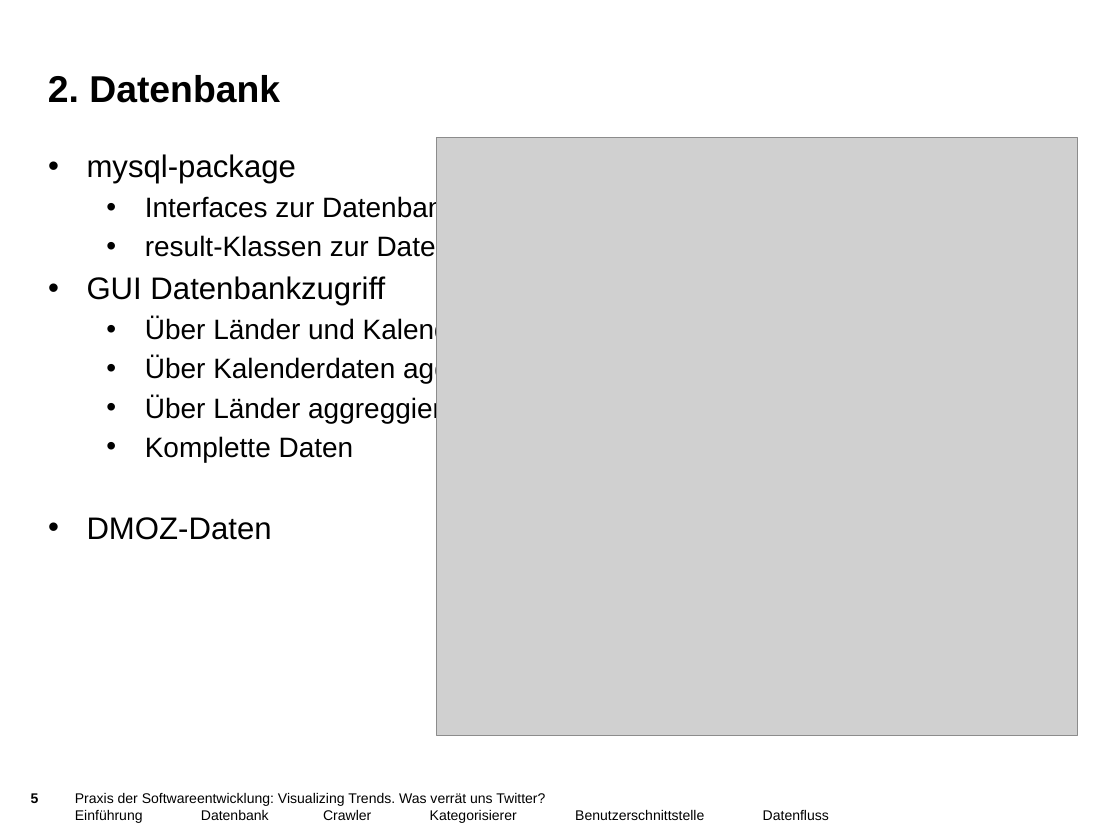
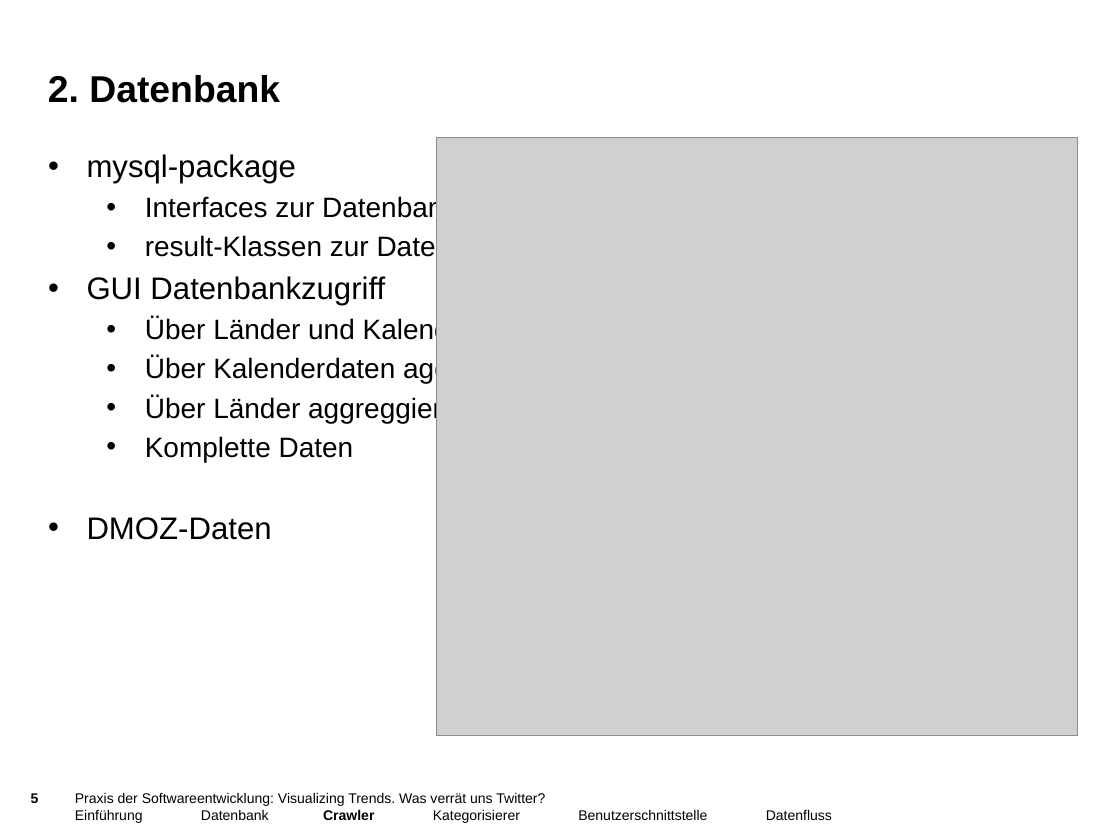
Before and after one commit to jaasmiin/twitterPSE, a slide deck: slide 5 of doc/entwurf/präsentation/pres_entwurf.pptx. Drawn at 1120x840 pixels with LibreOffice and Linux fonts; fonts in the diff are those of the drawing; grey boxes stand for pictures; background and template pictures are left out. Boxes give left, top, right and bottom in pixels: in the first picture for what was removed or moved away, otherwise in the second. Text is boxed around its words. In the diff, an @@ line names an element or a change of style, - is before the commit and + after.

```diff
--- a/doc/entwurf/präsentation/pres_entwurf.pptx
+++ b/doc/entwurf/präsentation/pres_entwurf.pptx
@@ text "Praxis der Softwareentwicklung: Visualizing Trends. ..." at (75,793,832,823): bold on in "Crawler" @@
```
Also in this commit, not shown: 5 other slides changed, 3 other files.
